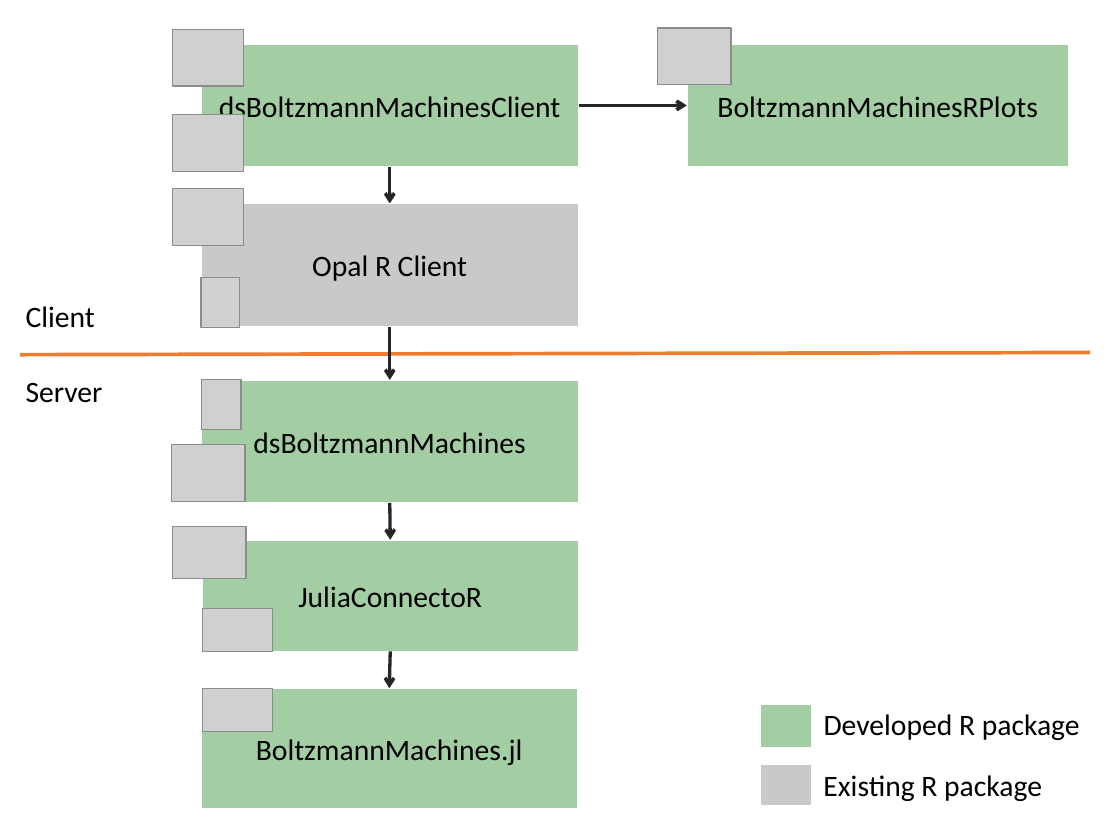
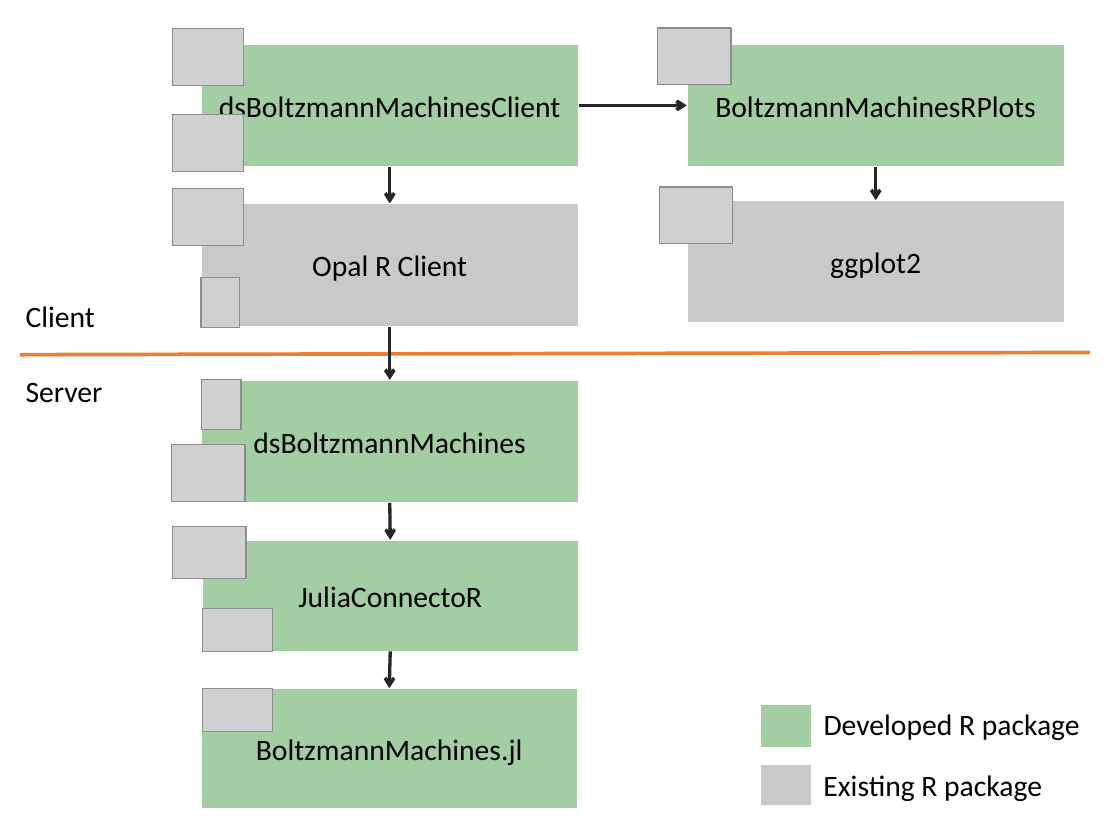
Before and after one commit to stefan-m-lenz/ThesisScHum, a slide deck: slide 1 of images/dsBoltzmannMachinesOverview.pptx. Drawn at 1120x840 pixels with LibreOffice and Linux fonts; fonts in the diff are those of the drawing; grey boxes stand for pictures. Boxes give left, top, right and bottom in pixels: in the first picture for what was removed or moved away, otherwise in the second. Text is boxed around its words. In the diff, an @@ line names an element or a change of style, - is before the commit and + after.

```diff
--- a/images/dsBoltzmannMachinesOverview.pptx
+++ b/images/dsBoltzmannMachinesOverview.pptx
@@ rectangle "BoltzmannMachinesRPlots": place and size @@
-rectangle "BoltzmannMachinesRPlots" at bbox=[686, 44, 1068, 167]
+rectangle "BoltzmannMachinesRPlots" at bbox=[686, 44, 1064, 167]
@@ arrow added from (876, 167) to (876, 200), #262626 2 pt @@
@@ picture added at bbox=[659, 187, 732, 244] @@
@@ rectangle added at bbox=[686, 200, 1064, 324], fill #C9C9C9, outline #FFFFFF 1 pt, 18 pt, text #000000 @@
+ggplot2
```
Also in this commit, not shown: 4 other files.
